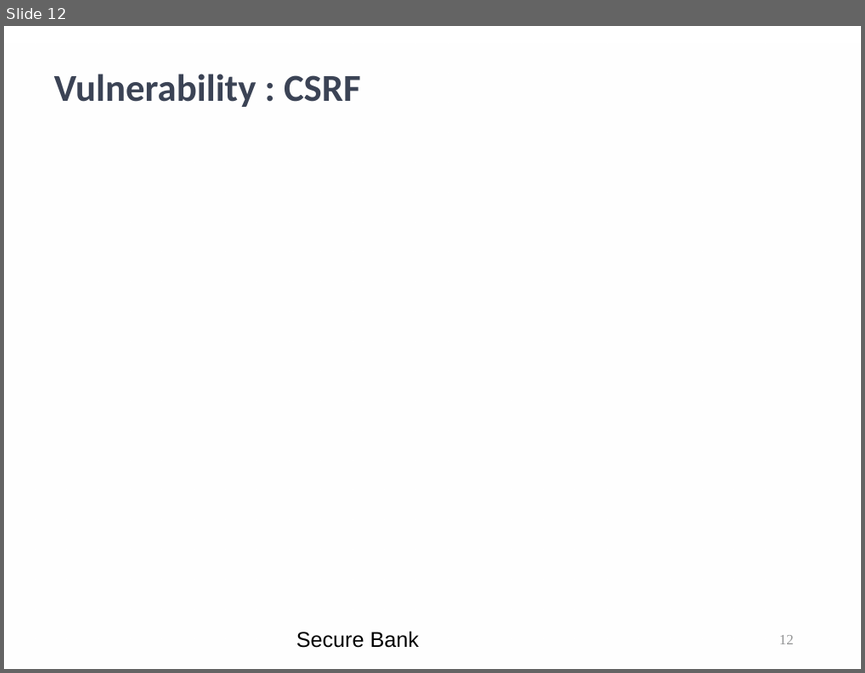
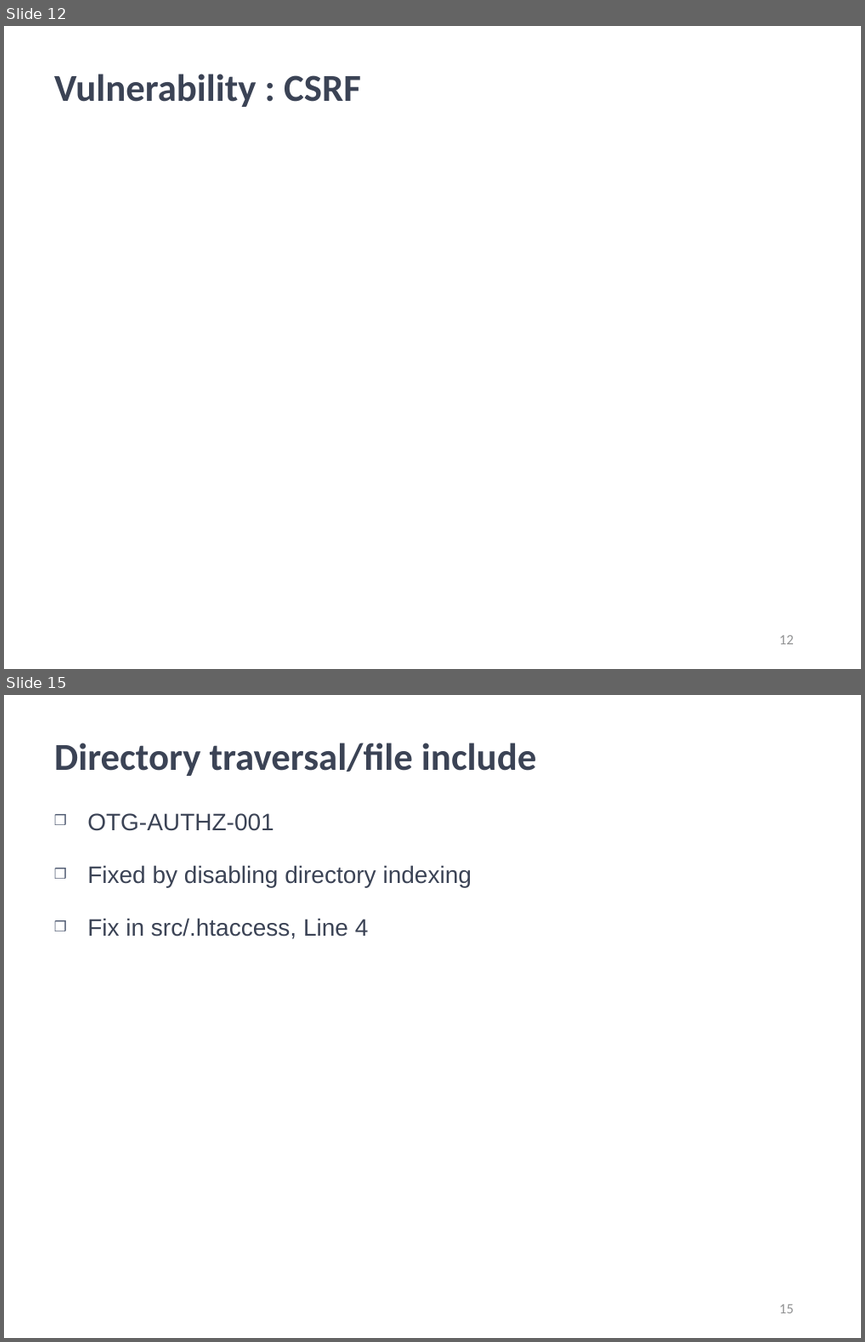
Before and after one commit to kwuerl/secure-coding-team-8, a slide deck: presentations/Phase3.ppt. Shown one above the other, each under a label of ours: slide 12 before the commit, slides 12 and 15 after it; the slides between them are not shown. The pictures are 865x673 and 865x1342 pixels, drawn with LibreOffice and Linux fonts; fonts in the diff are those of the drawing; background and template pictures are left out. Boxes give left, top, right and bottom in pixels: in the first picture for what was removed or moved away, otherwise in the second. Text is boxed around its words. In the diff, an @@ line names an element or a change of style, - is before the commit and + after.

```diff
--- a/presentations/Phase3.ppt
+++ b/presentations/Phase3.ppt
@@ slide 15 added at (4, 695, 861, 1338), background picture (left out) @@
@@ title added at (54, 743, 536, 776), 32 pt, text #3B4355, bold @@
+Directory traversal/file include
@@ text added at (87, 813, 472, 939), 20 pt, text #3B4355 @@
+❒ OTG-AUTHZ-001
+❒ Fixed by disabling directory indexing
+❒ Fix in src/.htaccess, Line 4
@@ page number added at (779, 1304, 794, 1313), 12 pt, text #919293 @@
+15
@@ slide 12 changed as well @@
@@ rectangle removed at (4, 43, 861, 669) @@
@@ text removed at (296, 630, 419, 647) @@
-Secure Bank
@@ page number at (779, 635, 794, 644): font Times New Roman to Calibri @@
```
Also in this commit, not shown: 34 other slides changed, 12 other slides added, 1 slide removed.
